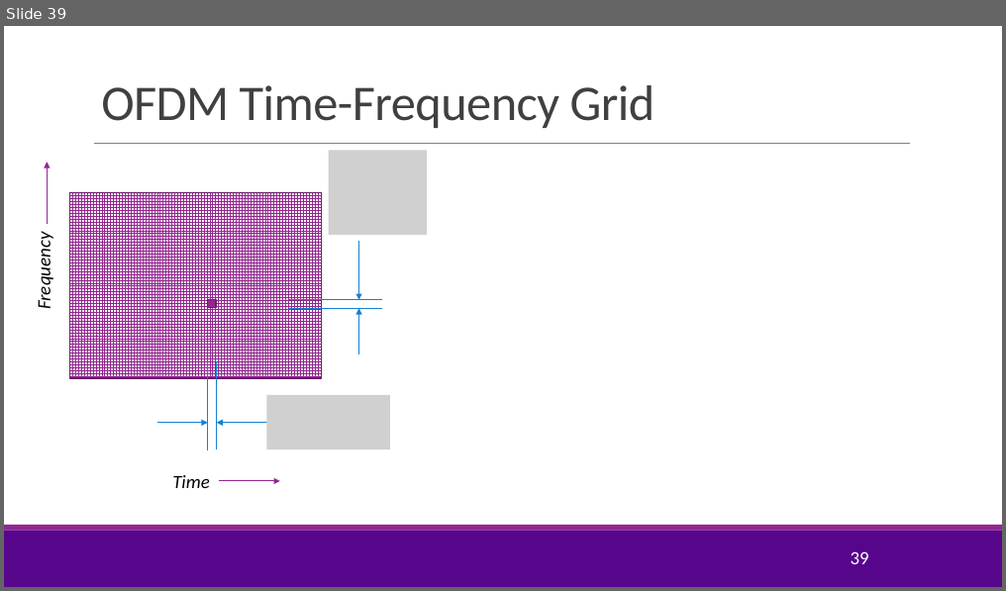
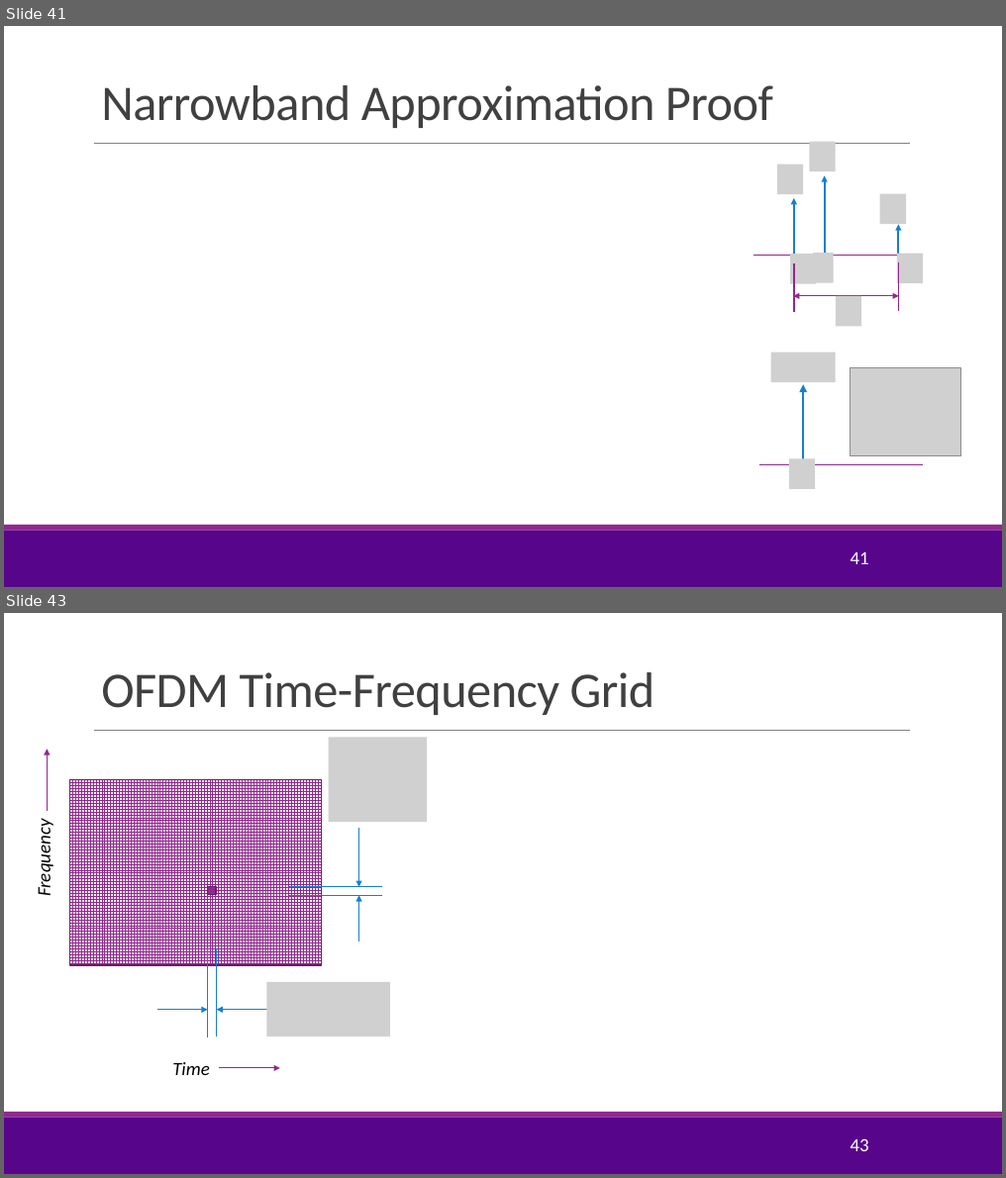
Before and after one commit to sdrangan/wirelesscomm, a slide deck: lectures/Unit03_Fading.pptx. Shown one above the other, each under a label of ours: slide 39 before the commit, slides 41 and 43 after it; the slides between them are not shown. The pictures are 1006x591 and 1006x1178 pixels, drawn with LibreOffice and Linux fonts; fonts in the diff are those of the drawing; grey boxes stand for pictures; background and template pictures are left out. Boxes give left, top, right and bottom in pixels: in the first picture for what was removed or moved away, otherwise in the second. Text is boxed around its words. In the diff, an @@ line names an element or a change of style, - is before the commit and + after.

```diff
--- a/lectures/Unit03_Fading.pptx
+++ b/lectures/Unit03_Fading.pptx
@@ slide 41 added at <box>4,26,1002,587</box>, background #FFFFFF; not listed: 3 template elements that a slide beside it also shows @@
@@ title added at <box>101,85,773,128</box>, 48 pt, text #404040 @@
+Narrowband Approximation Proof
@@ picture added at <box>810,141,836,172</box> @@
@@ picture added at <box>777,165,804,194</box> @@
@@ arrow added from (794, 256) to (794, 198), #1480D1 2 pt @@
@@ arrow added from (825, 257) to (825, 175), #1480D1 2 pt @@
@@ picture added at <box>880,194,906,224</box> @@
@@ arrow added from (899, 257) to (899, 224), #1480D1 2 pt @@
@@ line added from (753, 256) to (918, 256), #92278F 1 pt @@
@@ picture added at <box>790,255,816,284</box> @@
@@ picture added at <box>813,253,834,282</box> @@
@@ picture added at <box>897,254,924,283</box> @@
@@ line added from (899, 263) to (899, 311), #92278F 1 pt @@
@@ line added from (795, 264) to (795, 313), #92278F 1 pt @@
@@ double arrow added from (899, 296) to (793, 296), #92278F 1 pt @@
@@ picture added at <box>836,296,862,326</box> @@
@@ picture added at <box>771,353,836,382</box> @@
@@ picture added at <box>849,369,961,456</box> @@
@@ arrow added from (804, 466) to (804, 384), #1480D1 2.5 pt @@
@@ line added from (759, 466) to (924, 466), #92278F 1 pt @@
@@ picture added at <box>789,459,816,488</box> @@
@@ page number added at <box>850,553,869,565</box>, 18 pt, text #FFFFFF @@
+41
@@ what was slide 39 is now slide 43 @@
@@ page number at <box>850,1139,869,1152</box>: text changed @@
-39
+43
```
Also in this commit, not shown: 16 slides changed, 12 other slides added, 6 slides removed, 11 other files.
